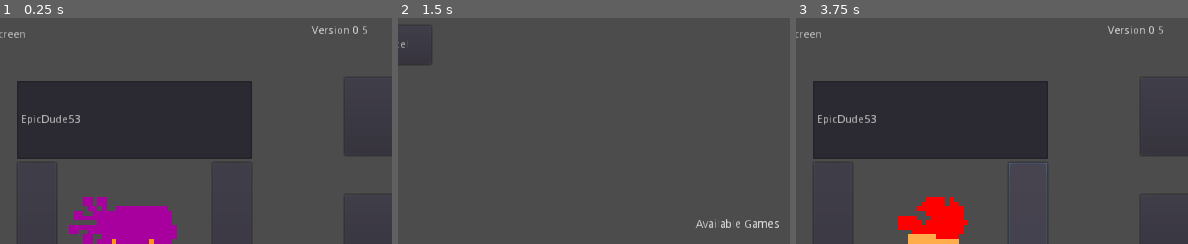
Above: before the commit, frames 1-3 (left to right).
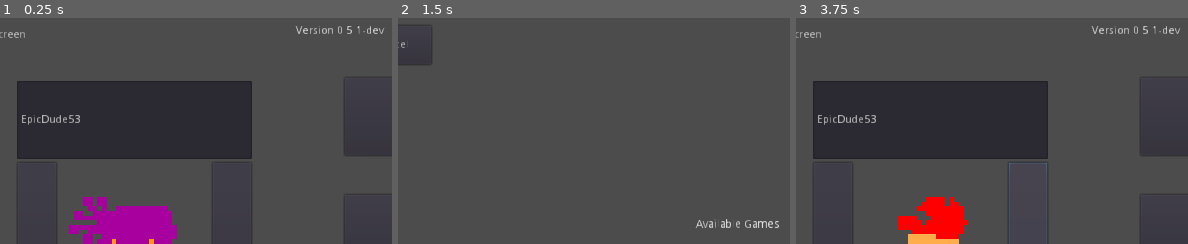
Above: after the commit, the same moments.

Repository: Iddmeister/BadStars
Game: Godot game, scene res://Scenes/UI/LoadingScreen.tscn
The game is run twice, just before and just after one commit, with the same random seed, the same clock (stepped at 60 frames per second) and the same inputs. The engine's default icon, where the game draws it, is replaced by a stand-in: a white triangle on a blue panel in a dark square.
Inputs (mouse positions are % of the whole screen's width and height, from its top left):
- Up to frame 1 (0.25 s): no input
- Up to frame 2 (1.5 s): click (75, 85) at 0.52 s; type "12" at 0.6 s; click "Find Game" at 1.25 s
- Up to frame 3 (3.75 s): click "Cancel" at 2 s; click "<" at 2.75 s; click ">" at 3.5 s
The pictures show only the part of the screen within x 7-57%, y 0-50%; the shares and areas given below are measured in that part.

The runs differ from the first frame. In frame 1, 0.3% of the frame differs, in the area x 75-98%, y 3-8%; in frame 2, nothing differs; in frame 3, 0.3%.

Commit message:
Finished Bad Ball

Diff:
--- a/Scenes/Bullets/Bullet.gd
+++ b/Scenes/Bullets/Bullet.gd
@@ -21,6 +21,7 @@
 
 func _physics_process(delta):
 	if enabled:
+		frameAnim(delta)
 		move(delta)
 
 func move(delta:float):
@@ -95,3 +96,7 @@
 		body.rpc("slow", slowEffect, slowTime)
 
 	pass
+
+func frameAnim(delta:float):
+
+	pass
--- a/Scenes/Bullets/Shuriken.gd
+++ b/Scenes/Bullets/Shuriken.gd
@@ -1,4 +1,6 @@
 extends "res://Scenes/Bullets/Bullet.gd"
+
+export var rotateSpeed = 100
 
 func _on_Bullet_body_entered(body):
 	if enabled:
@@ -12,3 +14,7 @@
 					elif body.is_in_group("Dummy"):
 						get_tree().get_nodes_in_group("Ally"+String(id))[0].rpc("didDamage", damage)
 		pass
+
+func frameAnim(delta:float):
+	$Sprite.rotation += rotateSpeed*delta
+	pass
--- a/Scenes/Bullets/Shuriken.tscn
+++ b/Scenes/Bullets/Shuriken.tscn
@@ -11,7 +11,7 @@
 damage = 30
 
 [node name="Sprite" parent="." index="0"]
-scale = Vector2( 0.05, 0.05 )
+scale = Vector2( 0.04, 0.04 )
 texture = ExtResource( 3 )
 
 [node name="CollisionShape2D" parent="." index="1"]
--- a/Scenes/GameModes/BadBall.gd
+++ b/Scenes/GameModes/BadBall.gd
@@ -163,8 +163,11 @@
 
 	if team == 0:
 		scores.red += 1
+		Network.rpc("event", Globals.events.MESSAGE, {"message":"Red Scored!"}, false)
 	else:
 		scores.blue += 1
+		Network.rpc("event", Globals.events.MESSAGE, {"message":"Blue Scored!"}, false)
+
 
 	rpc("updateGoals", scores.blue, scores.red)
 	rpc("resetGame")
--- a/Scenes/Guns/THRiOGun.tscn
+++ b/Scenes/Guns/THRiOGun.tscn
@@ -5,7 +5,7 @@
 [node name="Gun" instance=ExtResource( 1 )]
 maxAmmo = 1
 distance = 800
-aimWidth = 87
+aimWidth = 32
 
 [node name="Muzzle" parent="." index="0"]
 position = Vector2( 40, 0 )
--- a/Scenes/Maps/BadBall/HomeRun.tscn
+++ b/Scenes/Maps/BadBall/HomeRun.tscn
@@ -1,8 +1,10 @@
-[gd_scene load_steps=5 format=2]
+[gd_scene load_steps=7 format=2]
 
 [ext_resource path="res://Resources/Tilesets/DesertTileset.tres" type="TileSet" id=1]
-[ext_resource path="res://Scenes/Other/Goal.tscn" type="PackedScene" id=2]
-[ext_resource path="res://Scenes/Other/Ball.tscn" type="PackedScene" id=3]
+[ext_resource path="res://Scenes/Characters/Dummy.tscn" type="PackedScene" id=2]
+[ext_resource path="res://Scenes/Terrain/DestructibleWall.tscn" type="PackedScene" id=3]
+[ext_resource path="res://Scenes/Other/Ball.tscn" type="PackedScene" id=4]
+[ext_resource path="res://Scenes/Other/Goal.tscn" type="PackedScene" id=5]
 
 [sub_resource type="StyleBoxFlat" id=1]
 bg_color = Color( 0.560784, 1, 0.415686, 1 )
@@ -67,12 +69,214 @@
 "_edit_lock_": true
 }
 
-[node name="Goal" parent="." instance=ExtResource( 2 )]
+[node name="Goal" parent="." instance=ExtResource( 5 )]
 position = Vector2( 1060, 60 )
 team = 1
 
-[node name="Goal2" parent="." instance=ExtResource( 2 )]
+[node name="Goal2" parent="." instance=ExtResource( 5 )]
 position = Vector2( 1060, 1930 )
 
-[node name="Ball" parent="." instance=ExtResource( 3 )]
+[node name="Ball" parent="." instance=ExtResource( 4 )]
 position = Vector2( 1060, 992 )
+
+[node name="Walls" type="Node2D" parent="."]
+
+[node name="DestructibleWall" parent="Walls" instance=ExtResource( 3 )]
+position = Vector2( 928, 512 )
+
+[node name="DestructibleWall2" parent="Walls" instance=ExtResource( 3 )]
+position = Vector2( 960, 512 )
+
+[node name="DestructibleWall3" parent="Walls" instance=ExtResource( 3 )]
+position = Vector2( 992, 512 )
+
+[node name="DestructibleWall4" parent="Walls" instance=ExtResource( 3 )]
+position = Vector2( 1024, 512 )
+
+[node name="DestructibleWall8" parent="Walls" instance=ExtResource( 3 )]
+position = Vector2( 800, 512 )
+
+[node name="DestructibleWall7" parent="Walls" instance=ExtResource( 3 )]
+position = Vector2( 832, 512 )
+
+[node name="DestructibleWall6" parent="Walls" instance=ExtResource( 3 )]
+position = Vector2( 864, 512 )
+
+[node name="DestructibleWall5" parent="Walls" instance=ExtResource( 3 )]
+position = Vector2( 896, 512 )
+
+[node name="DestructibleWall16" parent="Walls" instance=ExtResource( 3 )]
+position = Vector2( 1184, 512 )
+
+[node name="DestructibleWall15" parent="Walls" instance=ExtResource( 3 )]
+position = Vector2( 1216, 512 )
+
+[node name="DestructibleWall14" parent="Walls" instance=ExtResource( 3 )]
+position = Vector2( 1248, 512 )
+
+[node name="DestructibleWall13" parent="Walls" instance=ExtResource( 3 )]
+position = Vector2( 1280, 512 )
+
+[node name="DestructibleWall12" parent="Walls" instance=ExtResource( 3 )]
+position = Vector2( 1056, 512 )
+
+[node name="DestructibleWall11" parent="Walls" instance=ExtResource( 3 )]
+position = Vector2( 1088, 512 )
+
+[node name="DestructibleWall10" parent="Walls" instance=ExtResource( 3 )]
+position = Vector2( 1120, 512 )
+
+[node name="DestructibleWall9" parent="Walls" instance=ExtResource( 3 )]
+position = Vector2( 1152, 512 )
+
+[node name="DestructibleWall32" parent="Walls" instance=ExtResource( 3 )]
+position = Vector2( 928, 1440 )
+
+[node name="DestructibleWall31" parent="Walls" instance=ExtResource( 3 )]
+position = Vector2( 960, 1440 )
+
+[node name="DestructibleWall30" parent="Walls" instance=ExtResource( 3 )]
+position = Vector2( 992, 1440 )
+
+[node name="DestructibleWall29" parent="Walls" instance=ExtResource( 3 )]
+position = Vector2( 1024, 1440 )
+
+[node name="DestructibleWall28" parent="Walls" instance=ExtResource( 3 )]
+position = Vector2( 800, 1440 )
+
+[node name="DestructibleWall27" parent="Walls" instance=ExtResource( 3 )]
+position = Vector2( 832, 1440 )
+
+[node name="DestructibleWall26" parent="Walls" instance=ExtResource( 3 )]
+position = Vector2( 864, 1440 )
+
+[node name="DestructibleWall25" parent="Walls" instance=ExtResource( 3 )]
+position = Vector2( 896, 1440 )
+
+[node name="DestructibleWall24" parent="Walls" instance=ExtResource( 3 )]
+position = Vector2( 1184, 1440 )
+
+[node name="DestructibleWall23" parent="Walls" instance=ExtResource( 3 )]
+position = Vector2( 1216, 1440 )
+
+[node name="DestructibleWall22" parent="Walls" instance=ExtResource( 3 )]
+position = Vector2( 1248, 1440 )
+
+[node name="DestructibleWall21" parent="Walls" instance=ExtResource( 3 )]
+position = Vector2( 1280, 1440 )
+
+[node name="DestructibleWall20" parent="Walls" instance=ExtResource( 3 )]
+position = Vector2( 1056, 1440 )
+
+[node name="DestructibleWall19" parent="Walls" instance=ExtResource( 3 )]
+position = Vector2( 1088, 1440 )
+
+[node name="DestructibleWall18" parent="Walls" instance=ExtResource( 3 )]
+position = Vector2( 1120, 1440 )
+
+[node name="DestructibleWall17" parent="Walls" instance=ExtResource( 3 )]
+position = Vector2( 1152, 1440 )
+
+[node name="Dummies" type="Node2D" parent="."]
+
+[node name="Dummy" parent="Dummies" instance=ExtResource( 2 )]
+position = Vector2( 1056, 1504 )
+
+[node name="Dummy2" parent="Dummies" instance=ExtResource( 2 )]
+position = Vector2( 1120, 1504 )
+
+[node name="Dummy3" parent="Dummies" instance=ExtResource( 2 )]
+position = Vector2( 992, 1504 )
+
+[node name="Dummy4" parent="Dummies" instance=ExtResource( 2 )]
+position = Vector2( 928, 1504 )
+
+[node name="Dummy5" parent="Dummies" instance=ExtResource( 2 )]
+position = Vector2( 1184, 1504 )
+
+[node name="Dummy11" parent="Dummies" instance=ExtResource( 2 )]
+position = Vector2( 1920, 896 )
+
+[node name="Dummy12" parent="Dummies" instance=ExtResource( 2 )]
+position = Vector2( 1920, 960 )
+
+[node name="Dummy13" parent="Dummies" instance=ExtResource( 2 )]
+position = Vector2( 1920, 1024 )
+
+[node name="Dummy14" parent="Dummies" instance=ExtResource( 2 )]
+position = Vector2( 1920, 1088 )
+
+[node name="Dummy18" parent="Dummies" instance=ExtResource( 2 )]
+position = Vector2( 224, 896 )
+
+[node name="Dummy17" parent="Dummies" instance=ExtResource( 2 )]
+position = Vector2( 224, 960 )
+
+[node name="Dummy16" parent="Dummies" instance=ExtResource( 2 )]
+position = Vector2( 224, 1024 )
+
+[node name="Dummy15" parent="Dummies" instance=ExtResource( 2 )]
+position = Vector2( 224, 1088 )
+
+[node name="Dummy10" parent="Dummies" instance=ExtResource( 2 )]
+position = Vector2( 1056, 480 )
+
+[node name="Dummy9" parent="Dummies" instance=ExtResource( 2 )]
+position = Vector2( 1120, 480 )
+
+[node name="Dummy8" parent="Dummies" instance=ExtResource( 2 )]
+position = Vector2( 992, 480 )
+
+[node name="Dummy7" parent="Dummies" instance=ExtResource( 2 )]
+position = Vector2( 928, 480 )
+
+[node name="Dummy19" parent="Dummies" instance=ExtResource( 2 )]
+position = Vector2( 224, 160 )
+
+[node name="Dummy20" parent="Dummies" instance=ExtResource( 2 )]
+position = Vector2( 288, 160 )
+
+[node name="Dummy21" parent="Dummies" instance=ExtResource( 2 )]
+position = Vector2( 288, 224 )
+
+[node name="Dummy22" parent="Dummies" instance=ExtResource( 2 )]
+position = Vector2( 224, 224 )
+
+[node name="Dummy26" parent="Dummies" instance=ExtResource( 2 )]
+position = Vector2( 1888, 160 )
+
+[node name="Dummy25" parent="Dummies" instance=ExtResource( 2 )]
+position = Vector2( 1952, 160 )
+
+[node name="Dummy24" parent="Dummies" instance=ExtResource( 2 )]
+position = Vector2( 1952, 224 )
+
+[node name="Dummy23" parent="Dummies" instance=ExtResource( 2 )]
+position = Vector2( 1888, 224 )
+
+[node name="Dummy34" parent="Dummies" instance=ExtResource( 2 )]
+position = Vector2( 224, 1760 )
+
+[node name="Dummy33" parent="Dummies" instance=ExtResource( 2 )]
+position = Vector2( 288, 1760 )
+
+[node name="Dummy32" parent="Dummies" instance=ExtResource( 2 )]
+position = Vector2( 288, 1824 )
+
+[node name="Dummy31" parent="Dummies" instance=ExtResource( 2 )]
+position = Vector2( 224, 1824 )
+
+[node name="Dummy30" parent="Dummies" instance=ExtResource( 2 )]
+position = Vector2( 1888, 1760 )
+
+[node name="Dummy29" parent="Dummies" instance=ExtResource( 2 )]
+position = Vector2( 1952, 1760 )
+
+[node name="Dummy28" parent="Dummies" instance=ExtResource( 2 )]
+position = Vector2( 1952, 1824 )
+
+[node name="Dummy27" parent="Dummies" instance=ExtResource( 2 )]
+position = Vector2( 1888, 1824 )
+
+[node name="Dummy6" parent="Dummies" instance=ExtResource( 2 )]
+position = Vector2( 1184, 480 )
--- /dev/null
+++ b/Scenes/Screens/BadBallMatchStats.tscn
@@ -0,0 +1,63 @@
+[gd_scene load_steps=2 format=2]
+
+[ext_resource path="res://Scenes/Screens/TeamMatchStats.gd" type="Script" id=1]
+
+[node name="MatchStats" type="Control"]
+anchor_right = 1.0
+anchor_bottom = 1.0
+margin_left = 20.0
+margin_top = 20.0
+margin_right = -20.0
+margin_bottom = -20.0
+script = ExtResource( 1 )
+__meta__ = {
+"_edit_use_anchors_": false
+}
+
+[node name="Leave" type="Button" parent="."]
+anchor_left = 1.0
+anchor_right = 1.0
+margin_left = -200.0
+margin_bottom = 100.0
+rect_min_size = Vector2( 200, 100 )
+text = "Leave"
+
+[node name="CenterContainer" type="CenterContainer" parent="."]
+anchor_right = 1.0
+anchor_bottom = 1.0
+mouse_filter = 2
+__meta__ = {
+"_edit_use_anchors_": false
+}
+
+[node name="VBoxContainer" type="VBoxContainer" parent="CenterContainer"]
+margin_left = 467.0
+margin_top = 258.0
+margin_right = 517.0
+margin_bottom = 302.0
+custom_constants/separation = 30
+
+[node name="HBoxContainer" type="HBoxContainer" parent="CenterContainer/VBoxContainer"]
+margin_right = 50.0
+margin_bottom = 14.0
+custom_constants/separation = 50
+
+[node name="Blue" type="Label" parent="CenterContainer/VBoxContainer/HBoxContainer"]
+modulate = Color( 0.466667, 0.65098, 0.972549, 1 )
+margin_bottom = 14.0
+
+[node name="Red" type="Label" parent="CenterContainer/VBoxContainer/HBoxContainer"]
+modulate = Color( 0.992157, 0.0980392, 0.00392157, 1 )
+margin_left = 50.0
+margin_right = 50.0
+margin_bottom = 14.0
+
+[node name="Players" type="VBoxContainer" parent="CenterContainer/VBoxContainer"]
+margin_top = 44.0
+margin_right = 50.0
+margin_bottom = 44.0
+size_flags_horizontal = 3
+size_flags_vertical = 3
+custom_constants/separation = 20
+alignment = 1
+[connection signal="pressed" from="Leave" to="." method="_on_Leave_pressed"]
--- a/Scripts/Globals.gd
+++ b/Scripts/Globals.gd
@@ -8,7 +8,7 @@
 
 var mobile = false
 
-var version = "0.5"
+var version = "0.5.1-dev"
 
 var bounds = Vector2(2144, 1984)
 
--- a/Scripts/Network.gd
+++ b/Scripts/Network.gd
@@ -274,8 +274,10 @@
 	ObjectPool.clearAllPools()
 	if Globals.currentGameMode == "Bad Royale":
 		get_tree().change_scene("res://Scenes/Screens/MatchStats.tscn")
-	else:
+	elif Globals.currentGameMode == "Team Deathmatch":
 		get_tree().change_scene("res://Scenes/Screens/TeamMatchStats.tscn")
+	elif Globals.currentGameMode == "Bad Ball":
+		get_tree().change_scene("res://Scenes/Screens/BadBallMatchStats.tscn")
 	pass
 
 
